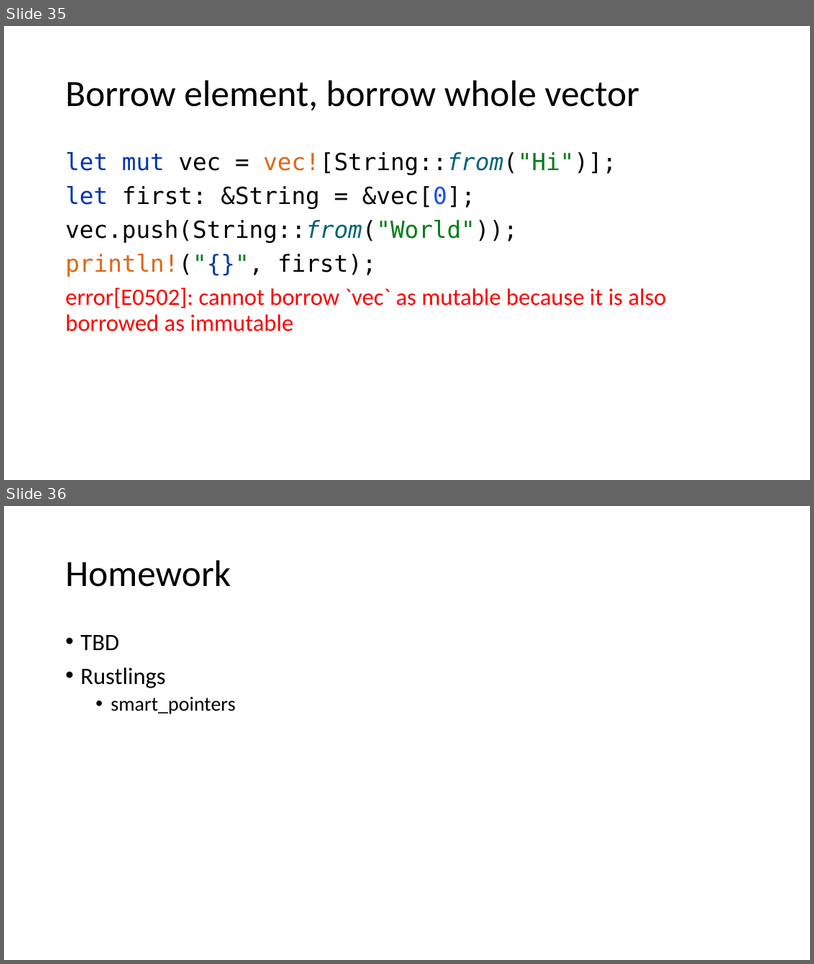
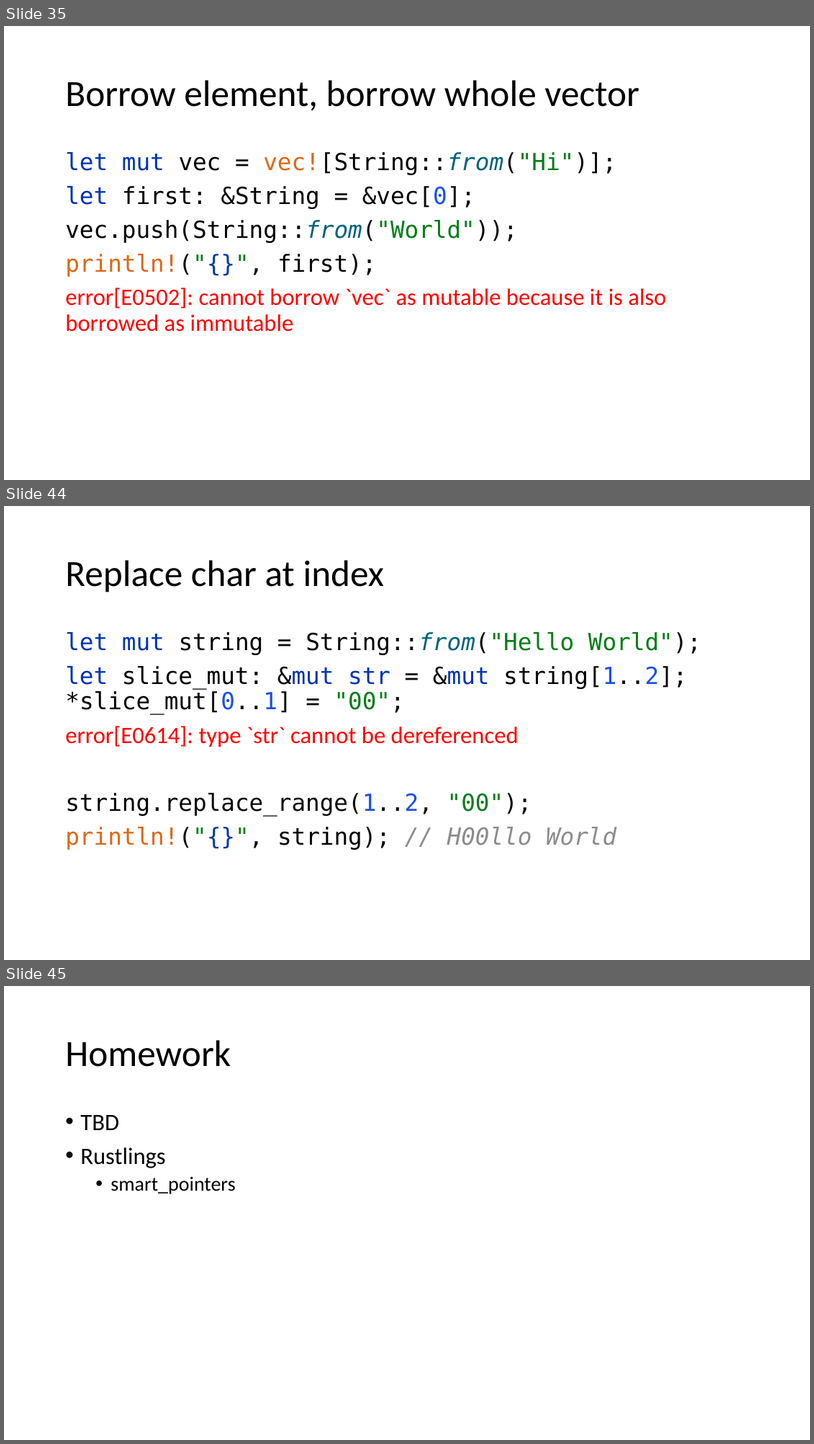
Before and after one commit to kugushev/course-rust-basics, a slide deck: src/05-SmartPointers/05-SmartPointers.pptx. Shown one above the other, each under a label of ours: slides 35 and 36 before the commit, slides 35, 44 and 45 after it; the slides between them are not shown. The pictures are 814x964 and 814x1444 pixels, drawn with LibreOffice and Linux fonts; fonts in the diff are those of the drawing. Boxes give left, top, right and bottom in pixels: in the first picture for what was removed or moved away, otherwise in the second. Text is boxed around its words. In the diff, an @@ line names an element or a change of style, - is before the commit and + after.

```diff
--- a/src/05-SmartPointers/05-SmartPointers.pptx
+++ b/src/05-SmartPointers/05-SmartPointers.pptx
@@ slide 44 added at bbox=[4, 506, 810, 960], background #FFFFFF @@
@@ title added at bbox=[65, 560, 385, 592], 44 pt, text #000000 @@
+Replace char at index
@@ text added at bbox=[65, 632, 702, 849], 28 pt, text #000000 @@
+let mut string = String::from("Hello World");
+let slice_mut: &mut str = &mut string[1..2];
+*slice_mut[0..1] = "00";
+error[E0614]: type `str` cannot be dereferenced
+string.replace_range(1..2, "00");
+println!("{}", string); // H00llo World
@@ what was slide 36 is now slide 45 @@
```
Also in this commit, not shown: 8 other slides added.
